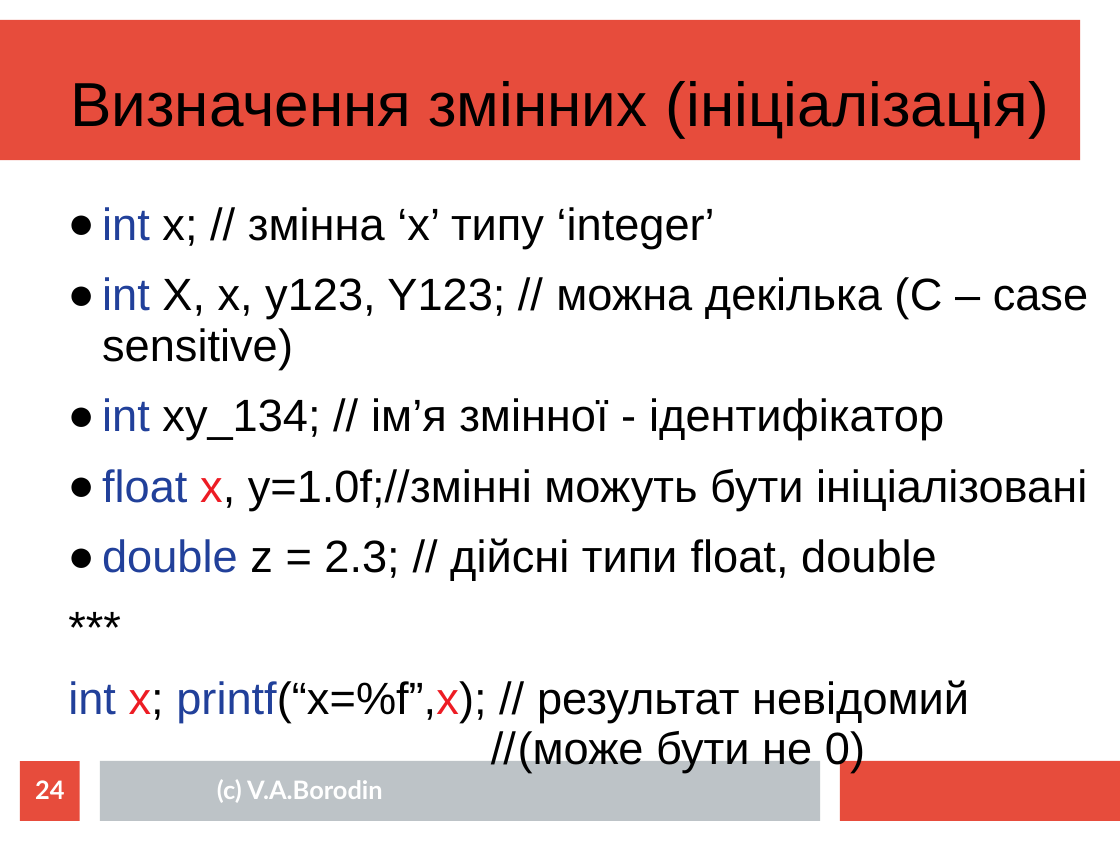
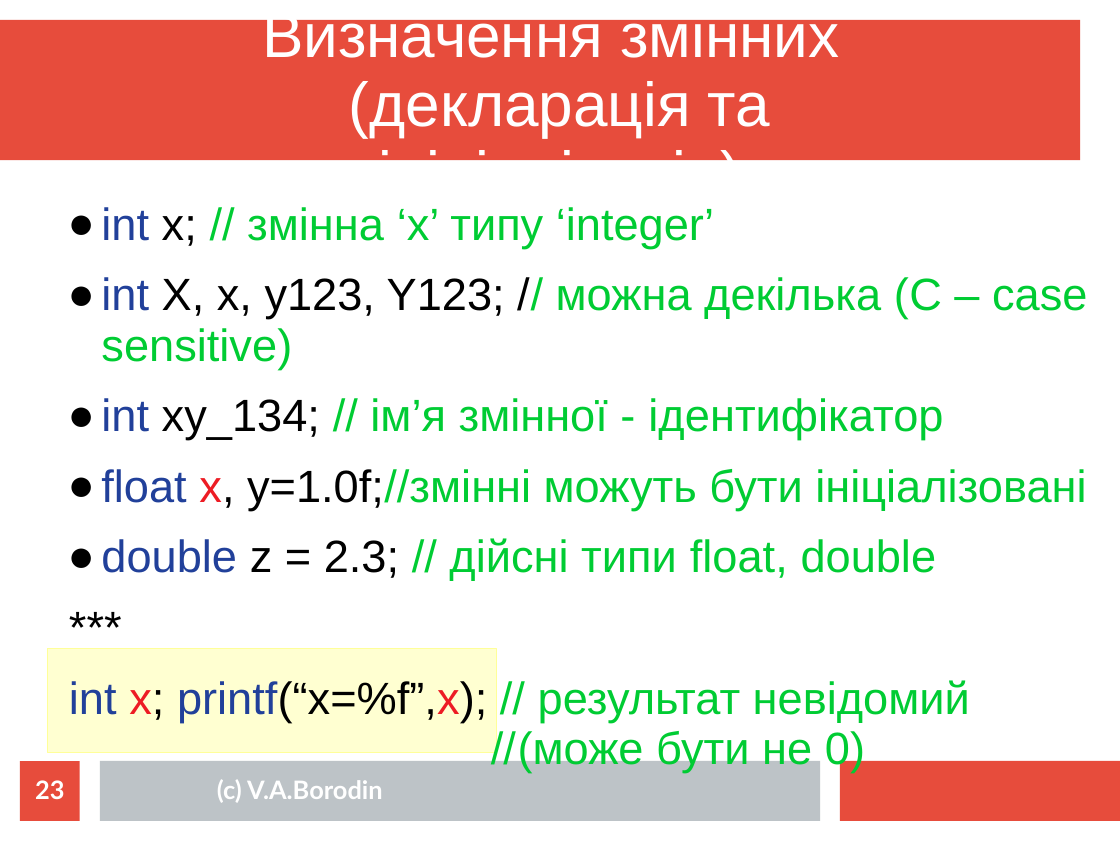
Before and after one commit to mecchmatProjects/CppCourse, a slide deck: slide 23 of Lect01/CppTutorUkr0.ppt (slide 24 before the commit). Drawn at 1120x841 pixels with LibreOffice and Linux fonts; fonts in the diff are those of the drawing. Boxes give left, top, right and bottom in pixels: in the first picture for what was removed or moved away, otherwise in the second. Text is boxed around its words. In the diff, an @@ line names an element or a change of style, - is before the commit and + after.

```diff
--- a/Lect01/CppTutorUkr0.ppt
+++ b/Lect01/CppTutorUkr0.ppt
@@ text at (262, 7, 839, 160): text changed; text colour #000000 to #FFFFFF @@
-Визначення змінних (ініціалізація)
+Визначення змінних
+(декларація та
+ініціалізація)
@@ text "int x; // змінна ‘x’ ..." at (69, 207, 1087, 773): text colour #000000 to #00CC33 in "// змінна ‘x’ типу ‘integer’", "// можна декілька (C – case sensitive)", "// ім’я змінної - ідентифікатор", "y=1.0f;//змінні можуть бути ініціалізовані" and 2 more places; indent changed @@
@@ rectangle added at (48, 648, 496, 752), fill #FFFF99 at 45% opacity, outline #FFFF99 0.74 pt @@
@@ page number at (35, 780, 64, 799): text changed @@
-24
+23
```
Also in this commit, not shown: 34 other slides changed, 4 slides added, 2 slides removed, 6 other files.
